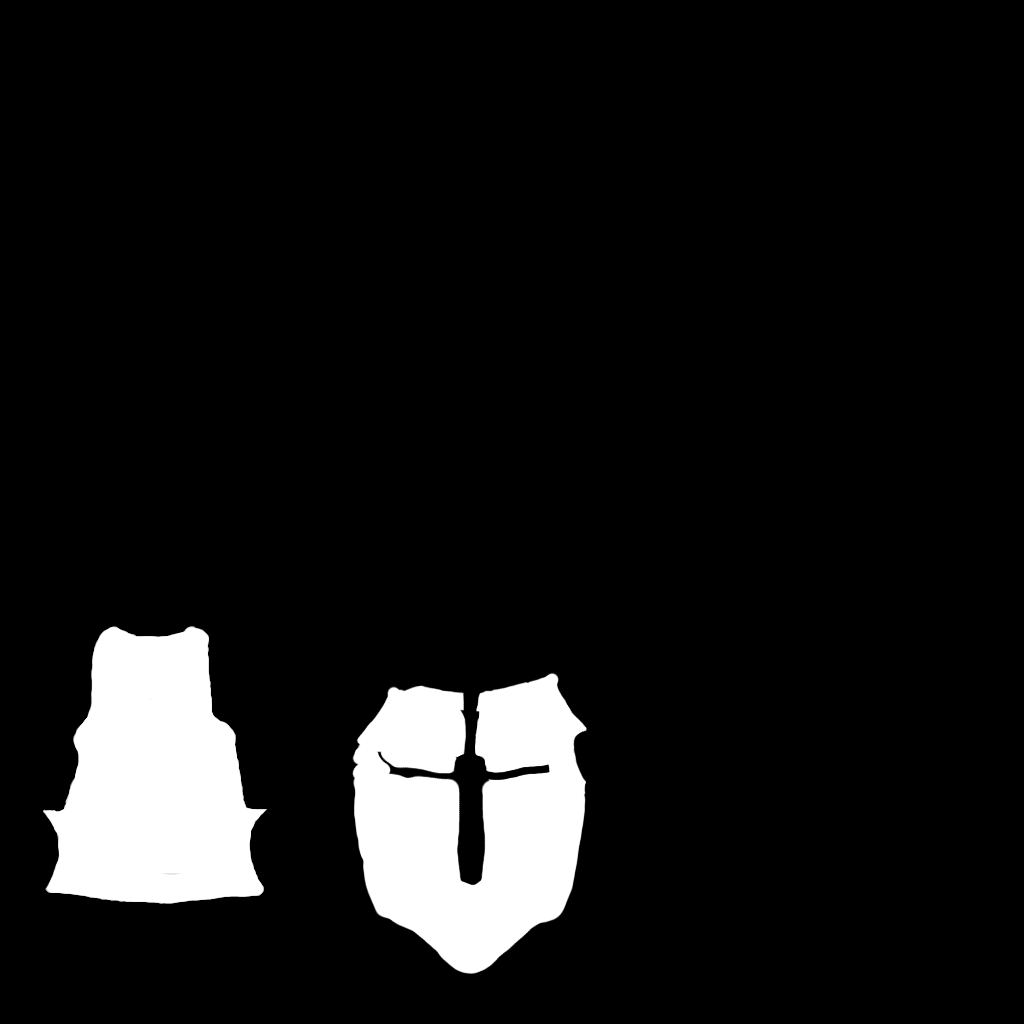
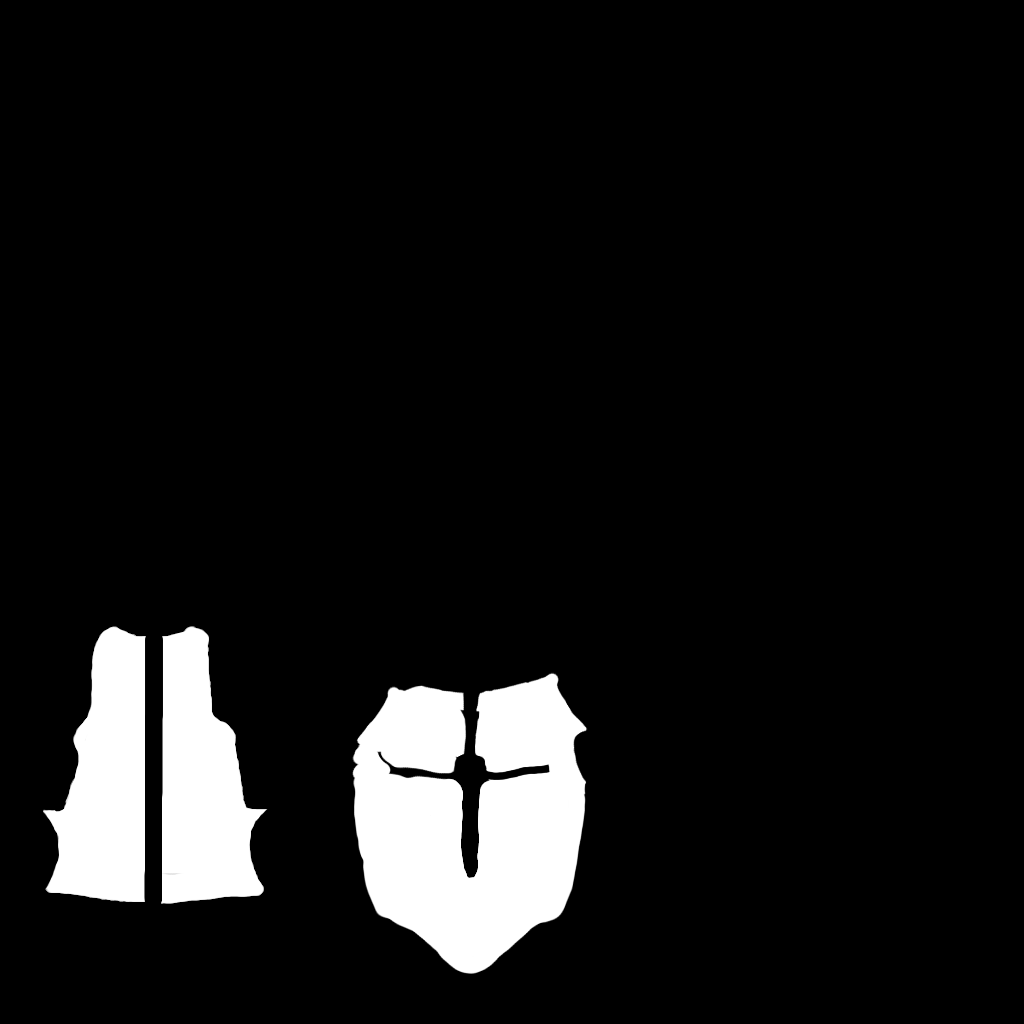
Comparing the layer stacks of the two 1024 x 1024 images. Changes:
painted on "Layer" over (144, 636, 490, 904)
